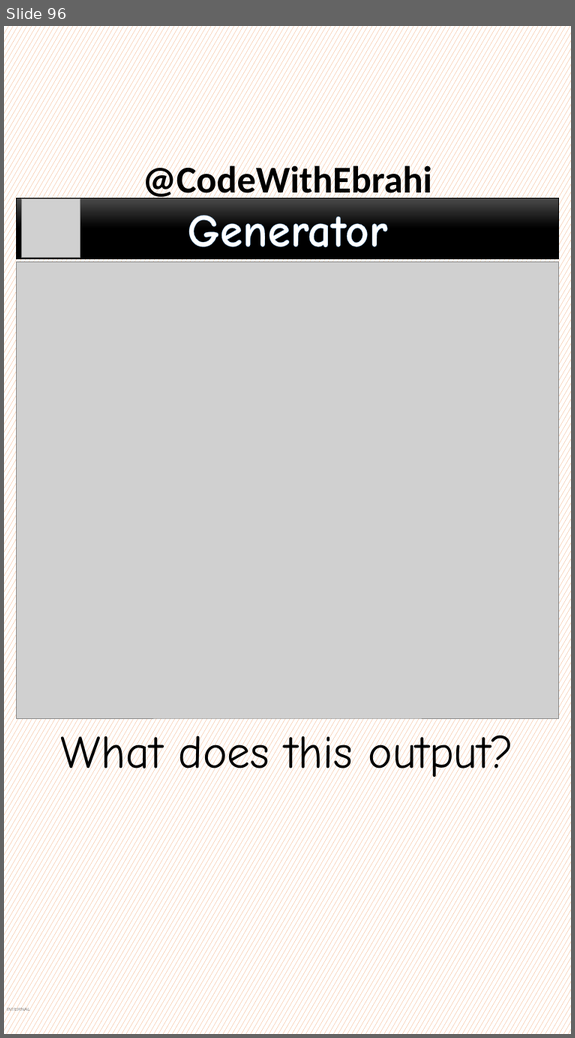
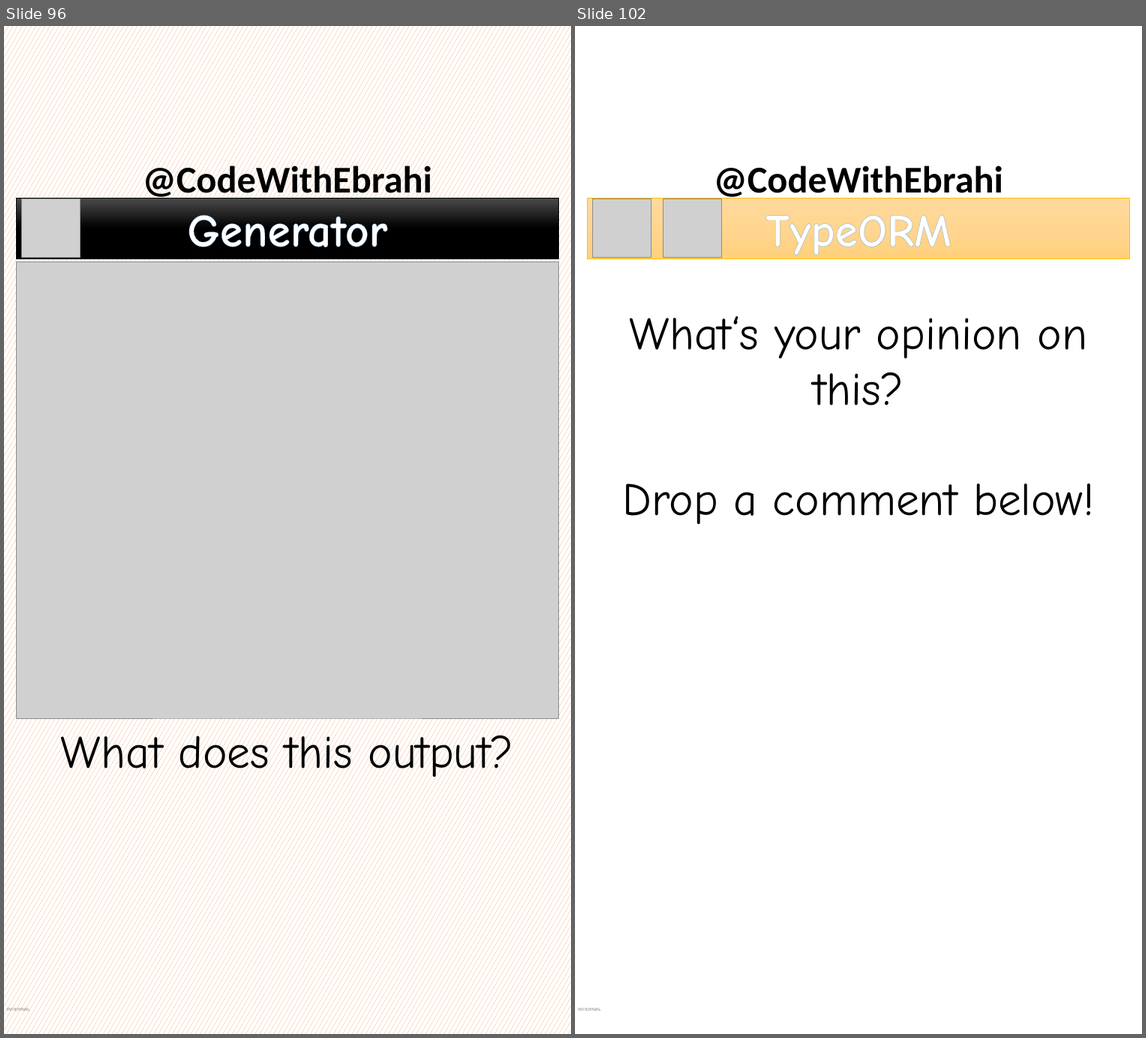
Before and after one commit to ebrahimsalehi1/python_codes, a slide deck: assets/images.pptx. Shown side by side, each under a label of ours: slide 96 before the commit, slides 96 and 102 after it; the slides between them are not shown. The pictures are 575x1038 and 1146x1038 pixels, drawn with LibreOffice and Linux fonts; fonts in the diff are those of the drawing; grey boxes stand for pictures; background and template pictures are left out. Boxes give left, top, right and bottom in pixels: in the first picture for what was removed or moved away, otherwise in the second. Text is boxed around its words. In the diff, an @@ line names an element or a change of style, - is before the commit and + after.

```diff
--- a/assets/images.pptx
+++ b/assets/images.pptx
@@ slide 102 added at box(575, 26, 1142, 1034), background picture (left out); not listed: 2 template elements that a slide beside it also shows @@
@@ rectangle added at box(587, 198, 1129, 258), fill gradient #FFDB9E to #FFD590 to #FFD07C, outline #FFC000 0.5 pt, 66 pt, text #FFFFFF, bold @@
+TypeORM
@@ picture added at box(593, 198, 651, 257) @@
@@ picture added at box(663, 198, 722, 257) @@
@@ text added at box(622, 316, 1094, 524), 66 pt, text #000000 @@
+What‘s your opinion on this?
+Drop a comment below!
```
Also in this commit, not shown: 5 other slides added, 1 other file.
